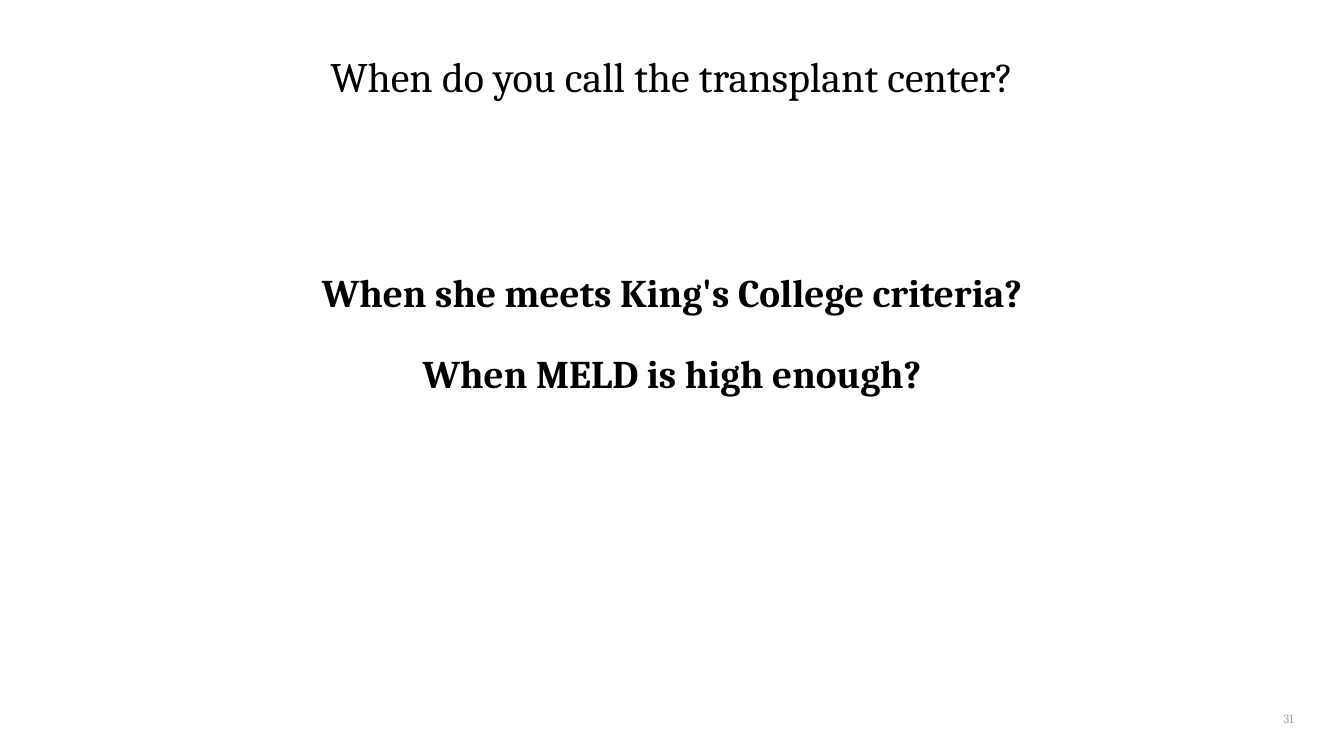
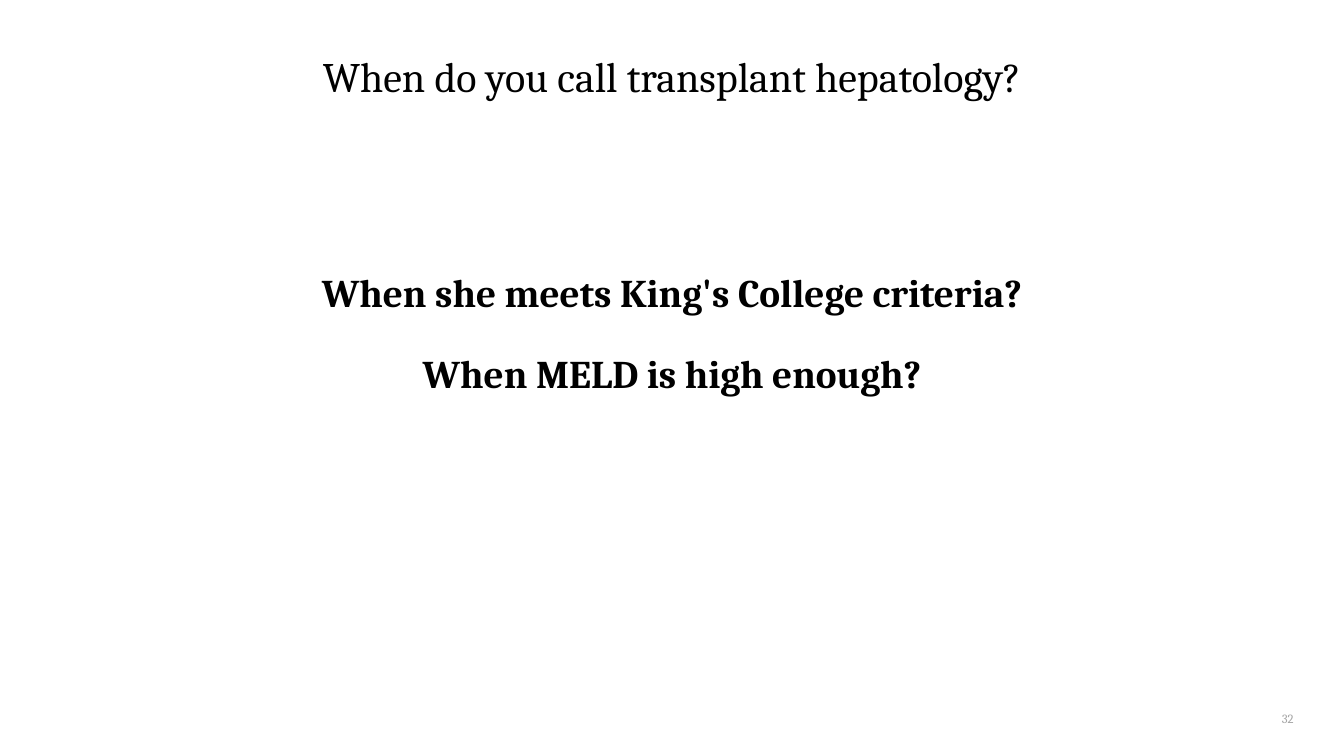
Before and after one commit to qaddodi/mohammad-almeqdadi-lectures, a slide deck: slide 32 of lectures/acute-liver-failure-aclf-in-icu/ALF and ACLF in the ICU.pptx (slide 31 before the commit). Drawn at 1344x756 pixels with LibreOffice and Linux fonts; fonts in the diff are those of the drawing. Boxes give left, top, right and bottom in pixels: in the first picture for what was removed or moved away, otherwise in the second. Text is boxed around its words. In the diff, an @@ line names an element or a change of style, - is before the commit and + after.

```diff
--- a/lectures/acute-liver-failure-aclf-in-icu/ALF and ACLF in the ICU.pptx
+++ b/lectures/acute-liver-failure-aclf-in-icu/ALF and ACLF in the ICU.pptx
@@ title at [323,62,1021,102]: text changed @@
-When do you call the transplant center?
+When do you call transplant hepatology?
@@ page number at [1282,715,1294,723]: text changed @@
-31
+32
```
Also in this commit, not shown: 10 other slides changed, 1 slide added, 2 other files.
